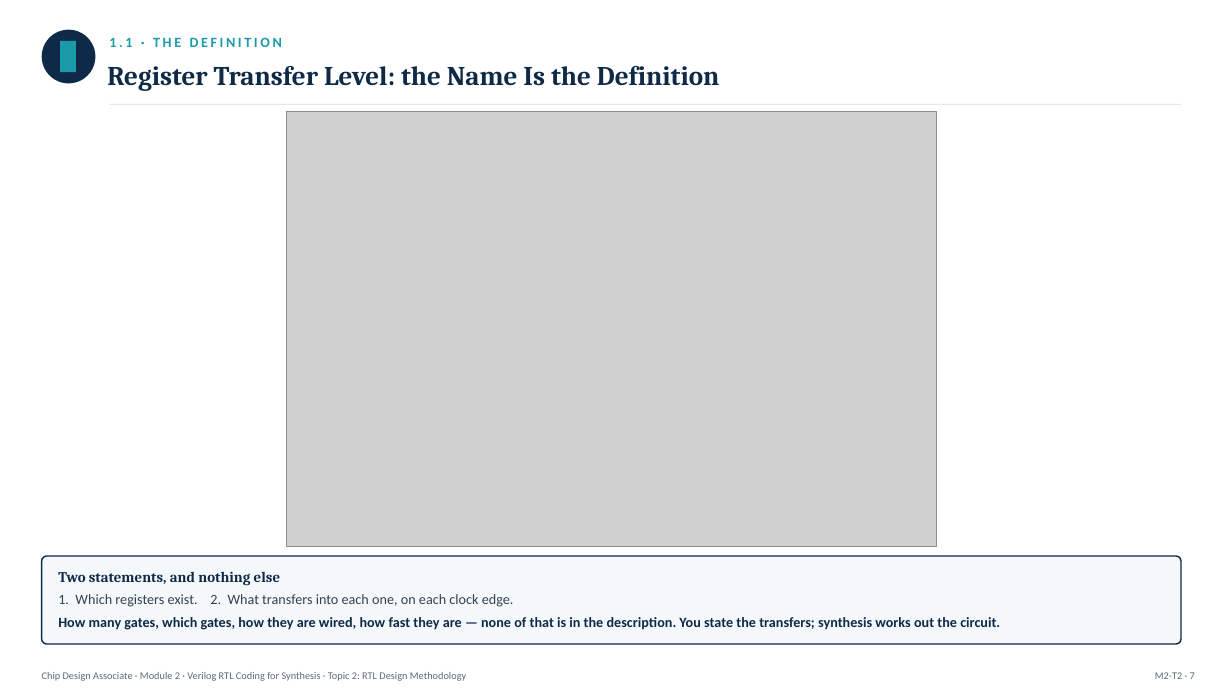
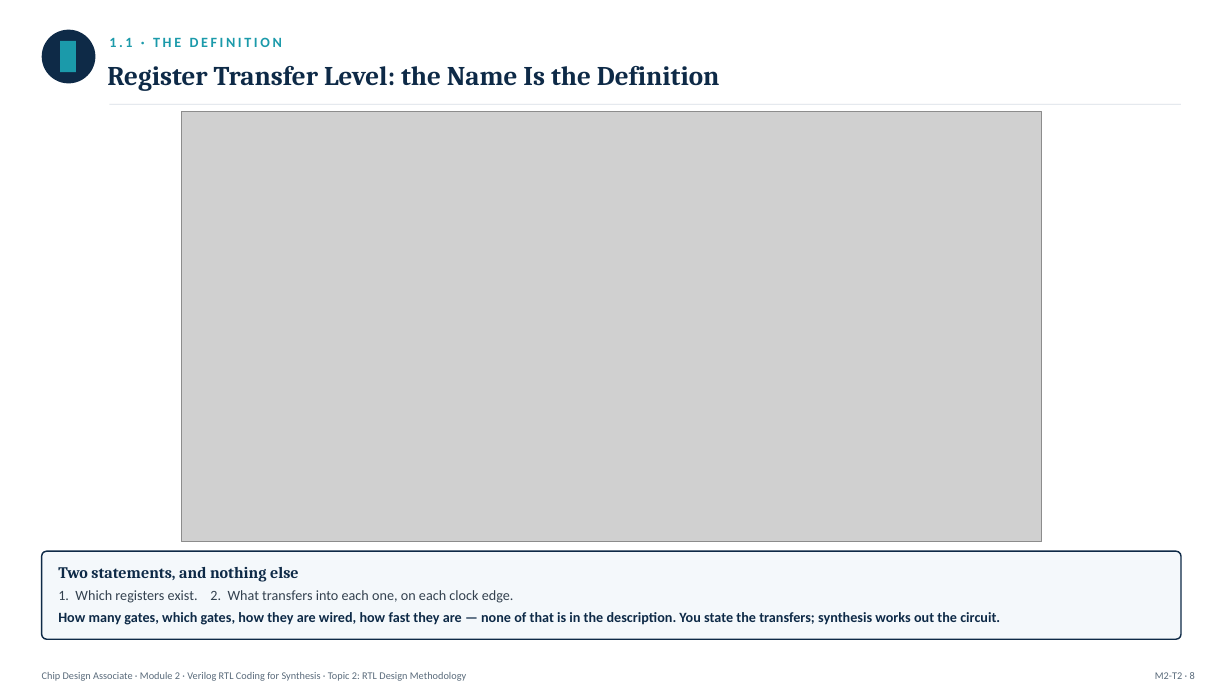
Before and after one commit to ripunjayiisc/ChipDesignContent, a slide deck: slide 8 of ChipDesignAssociate/Module2/Module2_Topic2_RTLDesignMethodology.pptx (slide 7 before the commit). Drawn at 1232x695 pixels with LibreOffice and Linux fonts; fonts in the diff are those of the drawing; grey boxes stand for pictures. Boxes give left, top, right and bottom in pixels: in the first picture for what was removed or moved away, otherwise in the second. Text is boxed around its words. In the diff, an @@ line names an element or a change of style, - is before the commit and + after.

```diff
--- a/ChipDesignAssociate/Module2/Module2_Topic2_RTLDesignMethodology.pptx
+++ b/ChipDesignAssociate/Module2/Module2_Topic2_RTLDesignMethodology.pptx
@@ picture: place and size @@
-picture at (286, 111, 937, 547)
+picture at (181, 111, 1041, 542)
@@ rounded rectangle: place and size @@
-rounded rectangle at (42, 556, 1181, 644)
+rounded rectangle at (42, 551, 1181, 639)
@@ text "Two statements, and nothing else" at (58, 567, 299, 582): size 11.5 to 12.5 pt @@
@@ text "1. Which registers exist. 2. ...": place and size @@
-text "1. Which registers exist. 2. ..." at (58, 594, 1000, 630)
+text "1. Which registers exist. 2. ..." at (58, 590, 1000, 625)
@@ text at (1155, 672, 1195, 679): text changed @@
-M2-T2 · 7
+M2-T2 · 8
```
Also in this commit, not shown: 87 other slides changed, 7 slides added, 23 other files.
